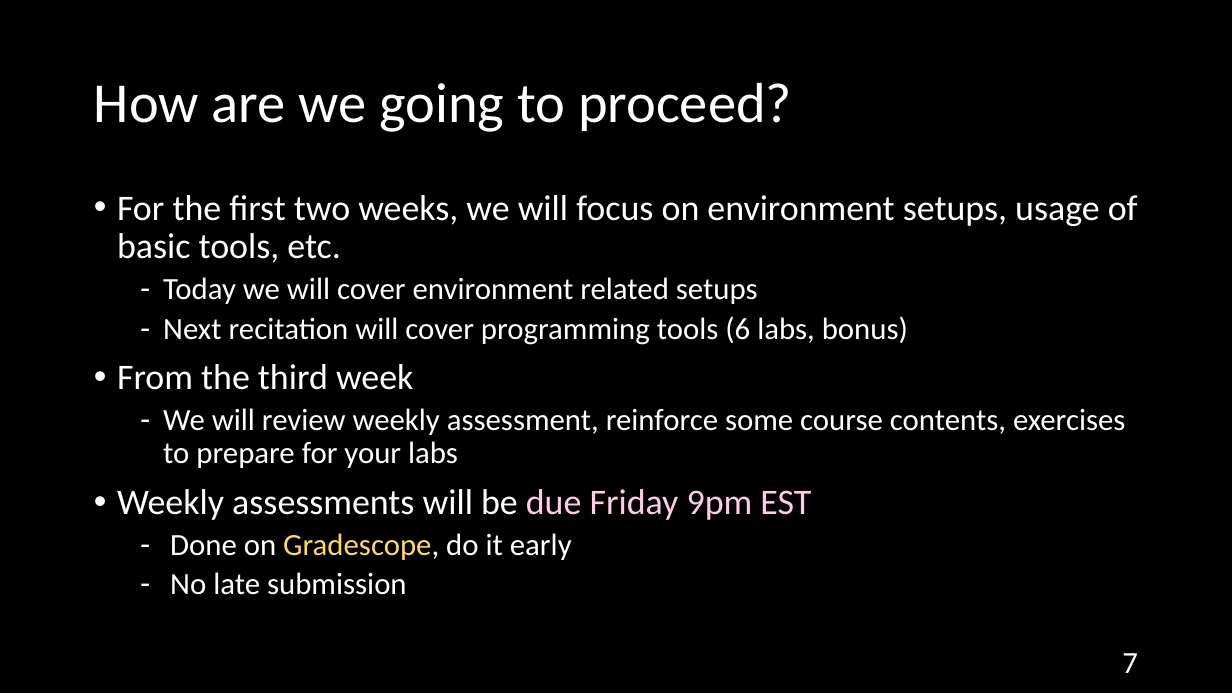
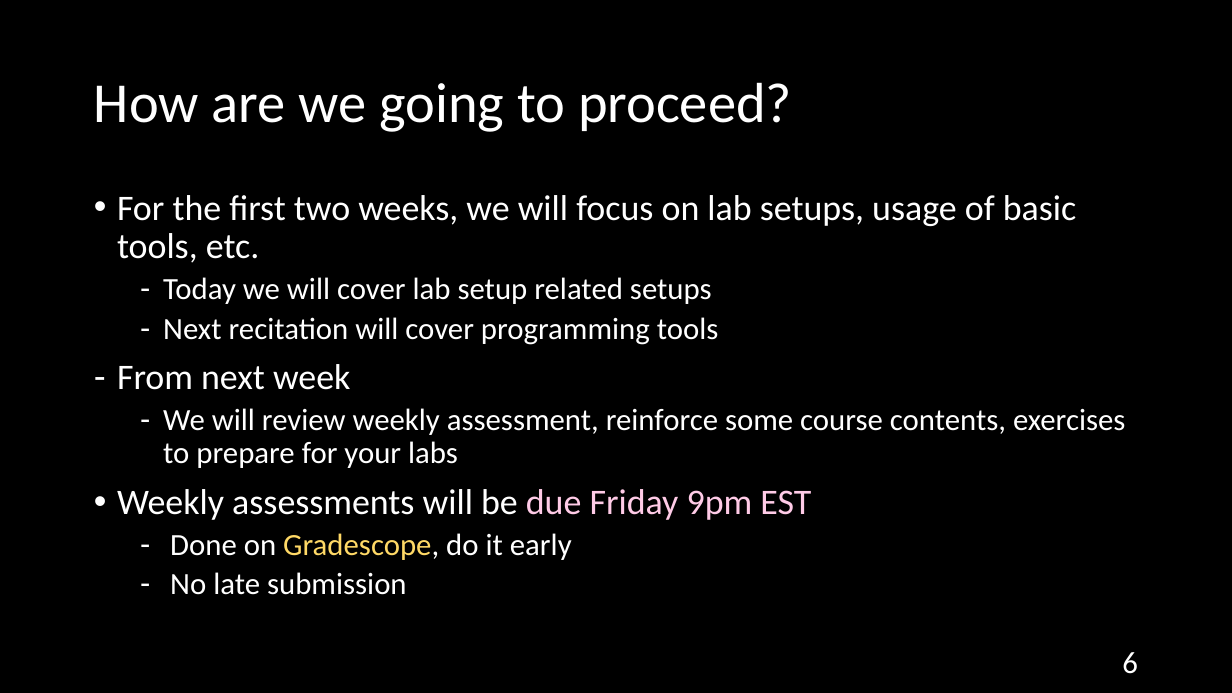
Before and after one commit to NYU-CSO/nyu-cso.github.io, a slide deck: slide 6 of rec-notes/r01.pptx (slide 7 before the commit). Drawn at 1232x693 pixels with LibreOffice and Linux fonts; fonts in the diff are those of the drawing. Boxes give left, top, right and bottom in pixels: in the first picture for what was removed or moved away, otherwise in the second. Text is boxed around its words. In the diff, an @@ line names an element or a change of style, - is before the commit and + after.

```diff
--- a/rec-notes/r01.pptx
+++ b/rec-notes/r01.pptx
@@ text at <box>117,195,1076,390</box>: text changed; size 24 to 28 pt @@
-• For the first two weeks, we will focus on environment setups, usage of basic tools, etc.
-  – Today we will cover environment related setups
-  – Next recitation will cover programming tools (6 labs, bonus)
-• From the third week
+• For the first two weeks, we will focus on lab setups, usage of basic tools, etc.
+  – Today we will cover lab setup related setups
+  – Next recitation will cover programming tools
+– From next week
@@ page number at <box>1122,652,1138,674</box>: text changed @@
-7
+6
```
Also in this commit, not shown: 8 other slides changed, 1 slide added, 3 slides removed, 1 other file.
